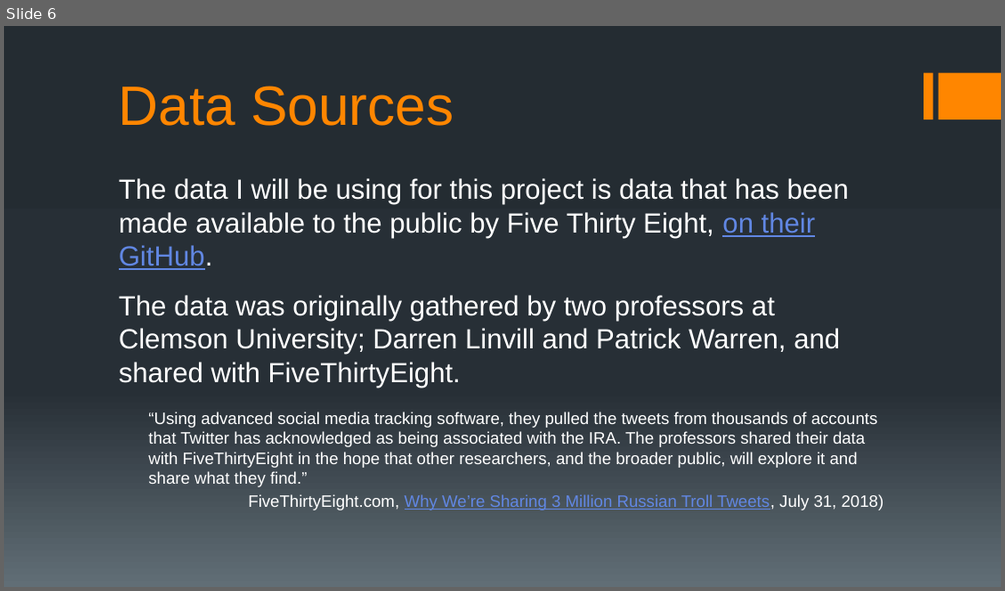
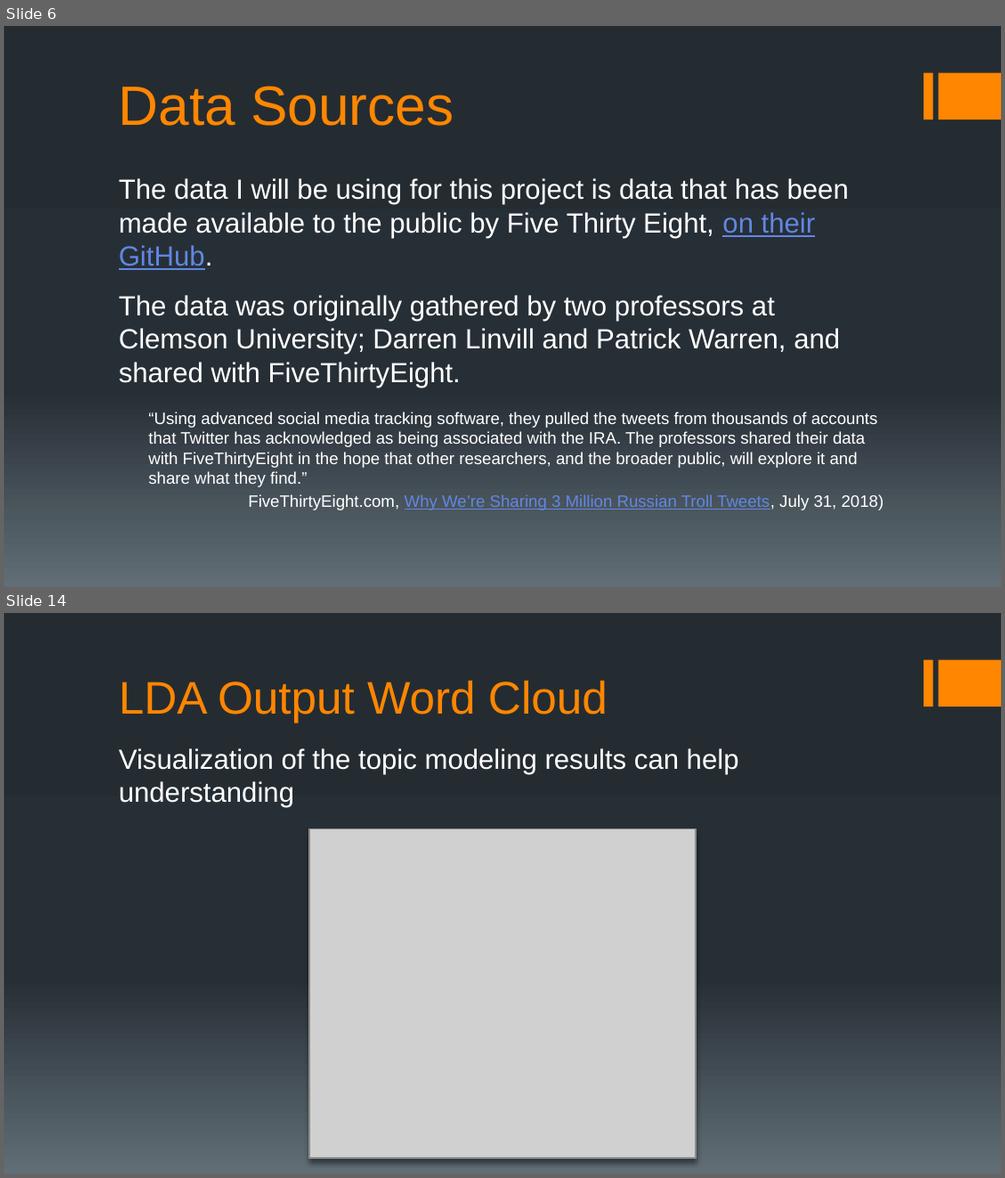
Before and after one commit to chudzikr/Capstone2, a slide deck: reports/Capstone2_Final_Report_Pres.pptx. Shown one above the other, each under a label of ours: slide 6 before the commit, slides 6 and 14 after it; the slides between them are not shown. The pictures are 1005x591 and 1005x1178 pixels, drawn with LibreOffice and Linux fonts; fonts in the diff are those of the drawing; grey boxes stand for pictures. Boxes give left, top, right and bottom in pixels: in the first picture for what was removed or moved away, otherwise in the second. Text is boxed around its words. In the diff, an @@ line names an element or a change of style, - is before the commit and + after.

```diff
--- a/reports/Capstone2_Final_Report_Pres.pptx
+++ b/reports/Capstone2_Final_Report_Pres.pptx
@@ slide 14 added at (4, 613, 1001, 1174), background gradient #242C33 to #273037 to #636D76; not listed: 2 template elements that a slide beside it also shows @@
@@ title added at (119, 680, 607, 722), 33 pt, text #FF8600 @@
+LDA Output Word Cloud
@@ text added at (119, 748, 739, 807), 20 pt, text #FFFFFF @@
+Visualization of the topic modeling results can help understanding
@@ rectangle added at (309, 829, 696, 1159), fill #FFFFFF, outline #838D9B 1 pt @@
@@ picture added at (309, 829, 696, 1159) @@
```
Also in this commit, not shown: 2 slides changed, 9 other slides added, 1 slide removed, 1 other file.
